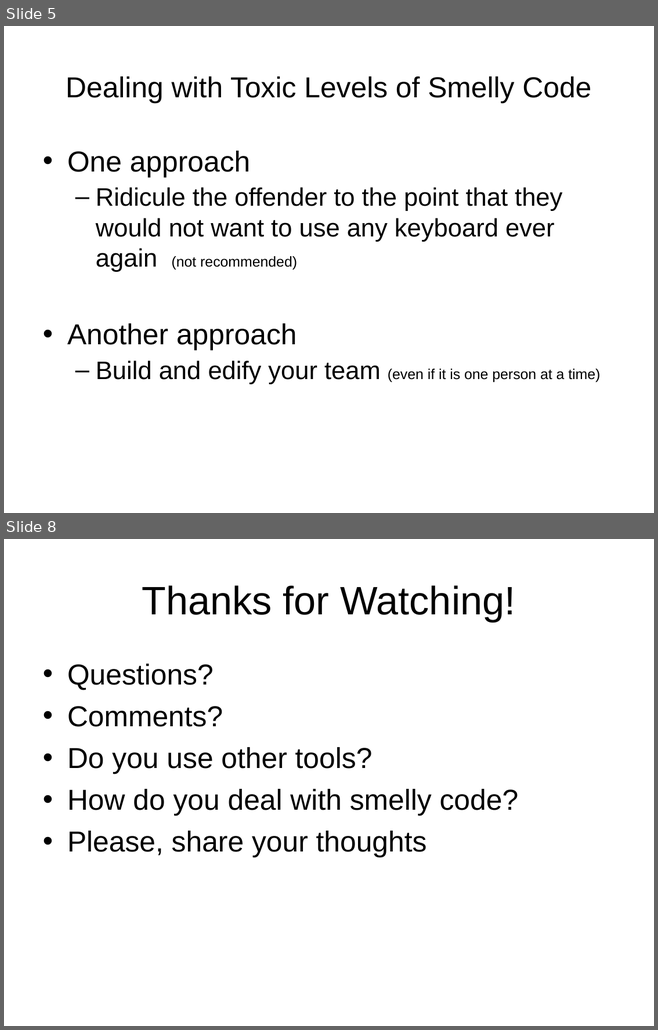
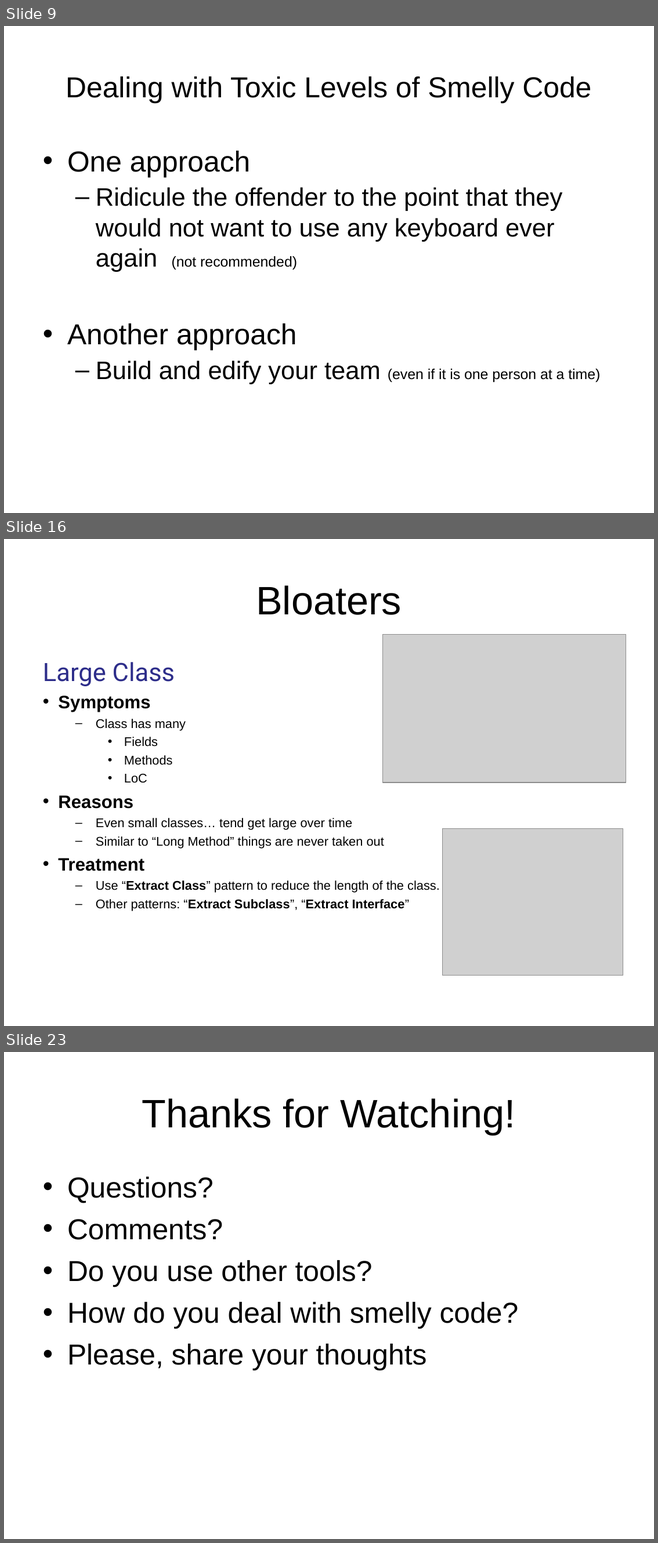
Before and after one commit to anibalvelarde/CodeSmells, a slide deck: DevelopingANoseForCodeSmells.ppt. Shown one above the other, each under a label of ours: slides 5 and 8 before the commit, slides 9, 16 and 23 after it; the slides between them are not shown. The pictures are 658x1030 and 658x1543 pixels, drawn with LibreOffice and Linux fonts; fonts in the diff are those of the drawing; grey boxes stand for pictures; background and template pictures are left out. Boxes give left, top, right and bottom in pixels: in the first picture for what was removed or moved away, otherwise in the second. Text is boxed around its words. In the diff, an @@ line names an element or a change of style, - is before the commit and + after.

Commit message:
Added more pages to the presentation
Discussed more cases of Bloaters and Couplers

```diff
--- a/DevelopingANoseForCodeSmells.ppt
+++ b/DevelopingANoseForCodeSmells.ppt
@@ slide 16 added at [4,539,654,1026], background picture (left out) @@
@@ title added at [256,585,401,615], 44 pt, text #000000 @@
+Bloaters
@@ picture added at [383,635,626,783] @@
@@ text added at [43,662,440,911], 14 pt, text #000000 @@
+Large Class
+• Symptoms
+  – Class has many
+    • Fields
+    • Methods
+    • LoC
+• Reasons
+  – Even small classes… tend get large over time
+  – Similar to “Long Method” things are never taken out
+• Treatment
+  – Use “Extract Class” pattern to reduce the length of the class.
+  – Other patterns: “Extract Subclass”, “Extract Interface”
@@ picture added at [442,829,622,976] @@
@@ what was slide 5 is now slide 9 @@
@@ what was slide 8 is now slide 23 @@
```
Also in this commit, not shown: 4 slides changed, 14 other slides added, 7 other files.
